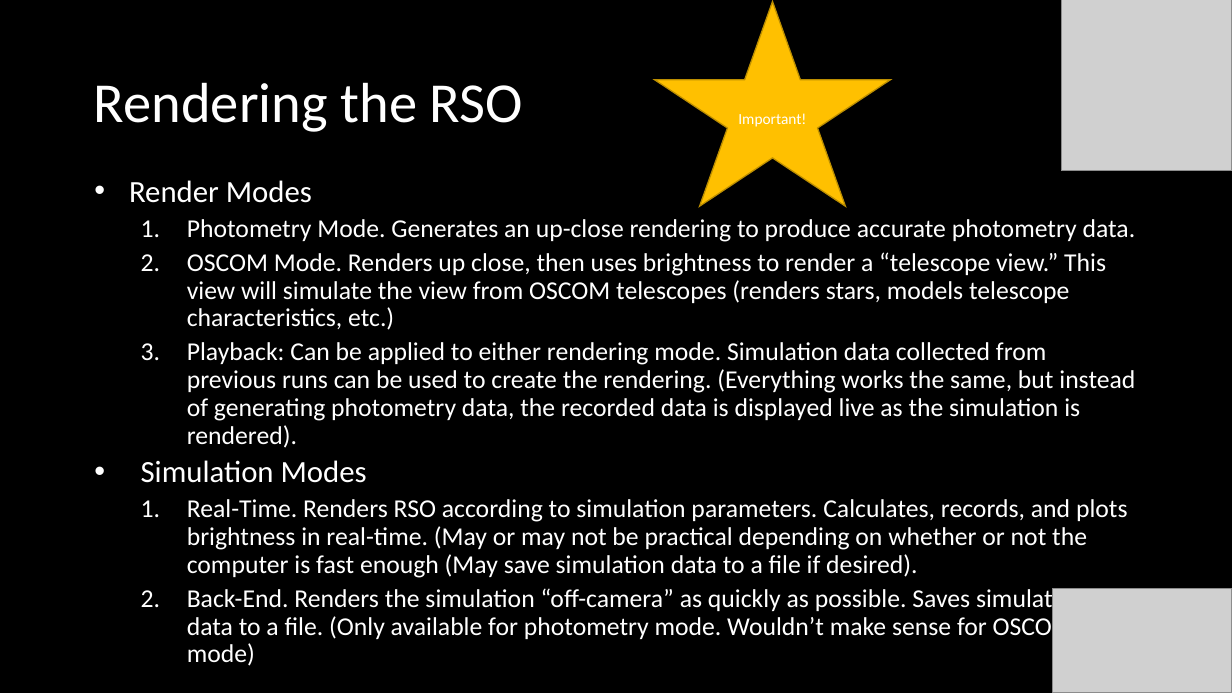
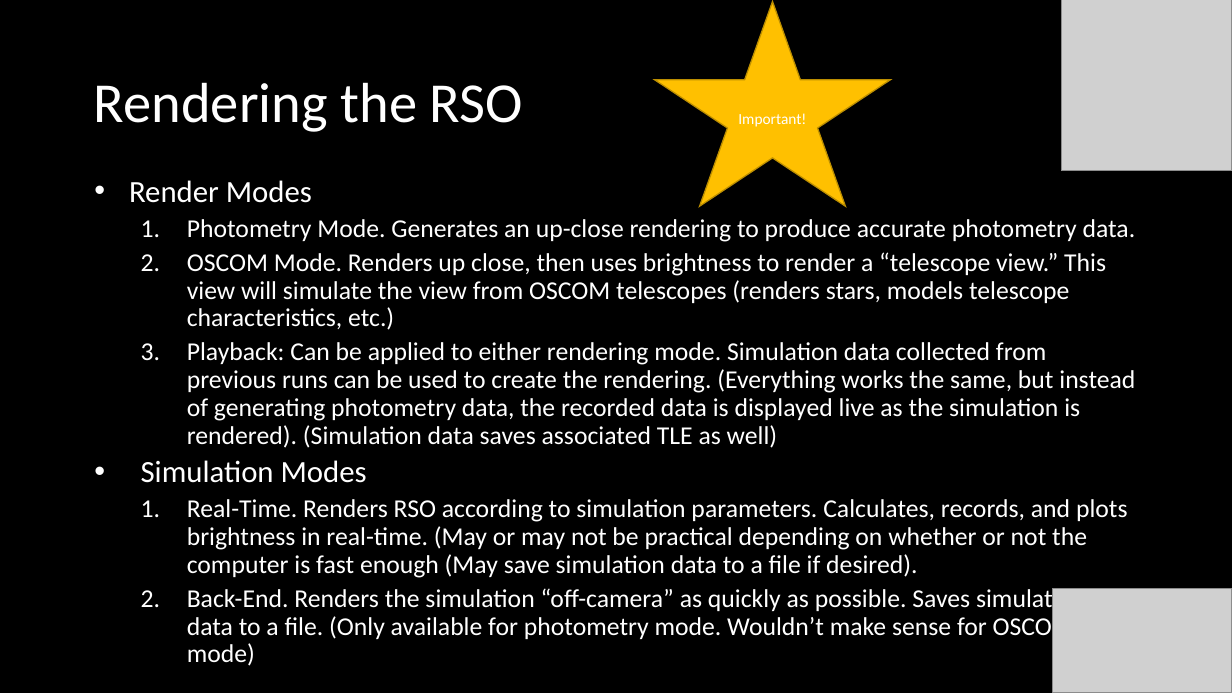
Before and after one commit to henry-valentine/COMPASS, a slide deck: slide 18 of documentation/COMPASS Project Status Document.pptx (slide 17 before the commit). Drawn at 1232x693 pixels with LibreOffice and Linux fonts; fonts in the diff are those of the drawing; grey boxes stand for pictures. Boxes give left, top, right and bottom in pixels: in the first picture for what was removed or moved away, otherwise in the second. Text is boxed around its words. In the diff, an @@ line names an element or a change of style, - is before the commit and + after.

```diff
--- a/documentation/COMPASS Project Status Document.pptx
+++ b/documentation/COMPASS Project Status Document.pptx
@@ text at [187, 342, 1135, 448]: text changed @@
-    3. Playback: Can be applied to either rendering mode. Simulation data collected from previous runs can be used to create the rendering. (Everything works the same, but instead of generating photometry data, the recorded data is displayed live as the simulation is rendered).
+    3. Playback: Can be applied to either rendering mode. Simulation data collected from previous runs can be used to create the rendering. (Everything works the same, but instead of generating photometry data, the recorded data is displayed live as the simulation is rendered). (Simulation data saves associated TLE as well)
```
Also in this commit, not shown: 6 other slides changed, 1 slide added, 30 other files.
